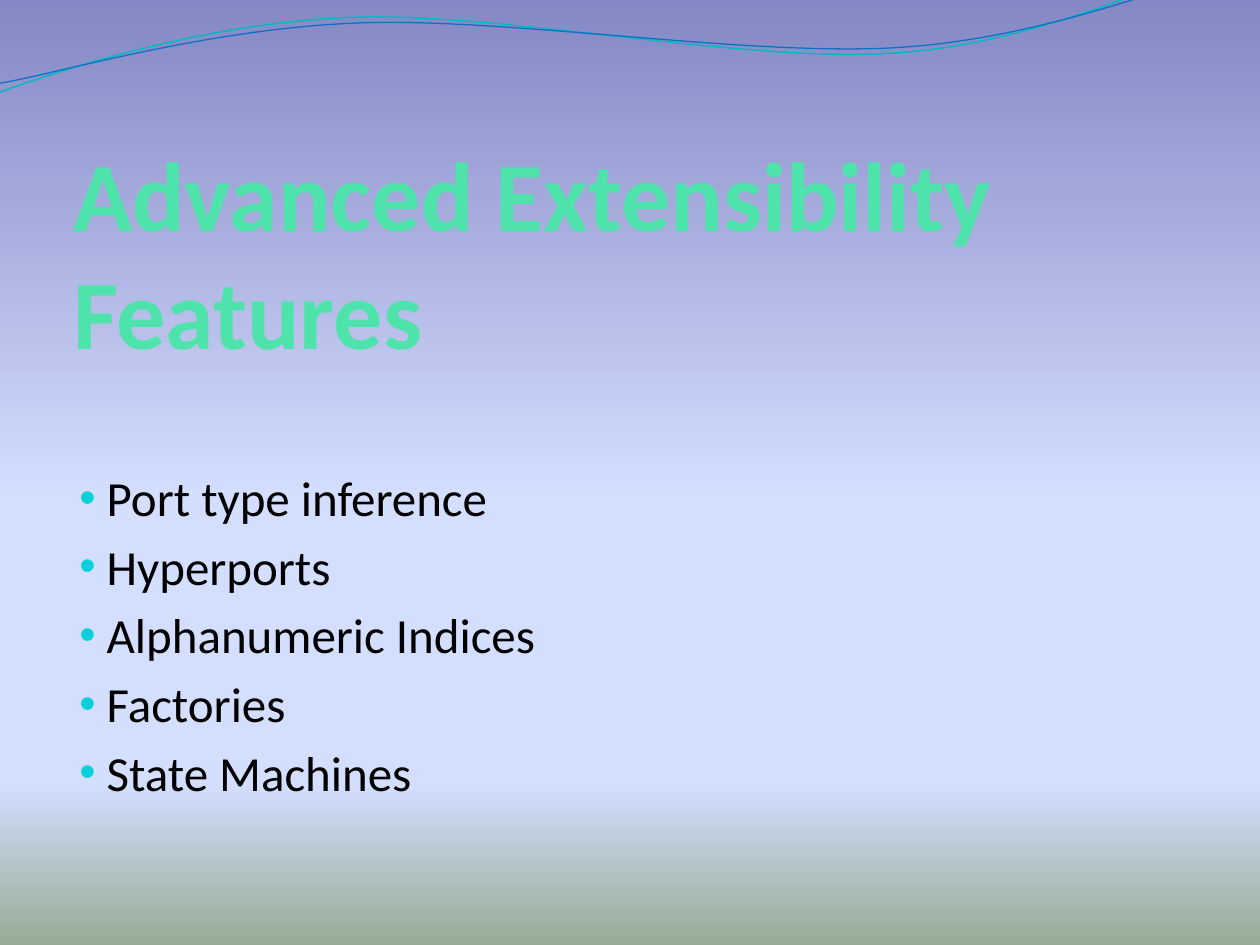
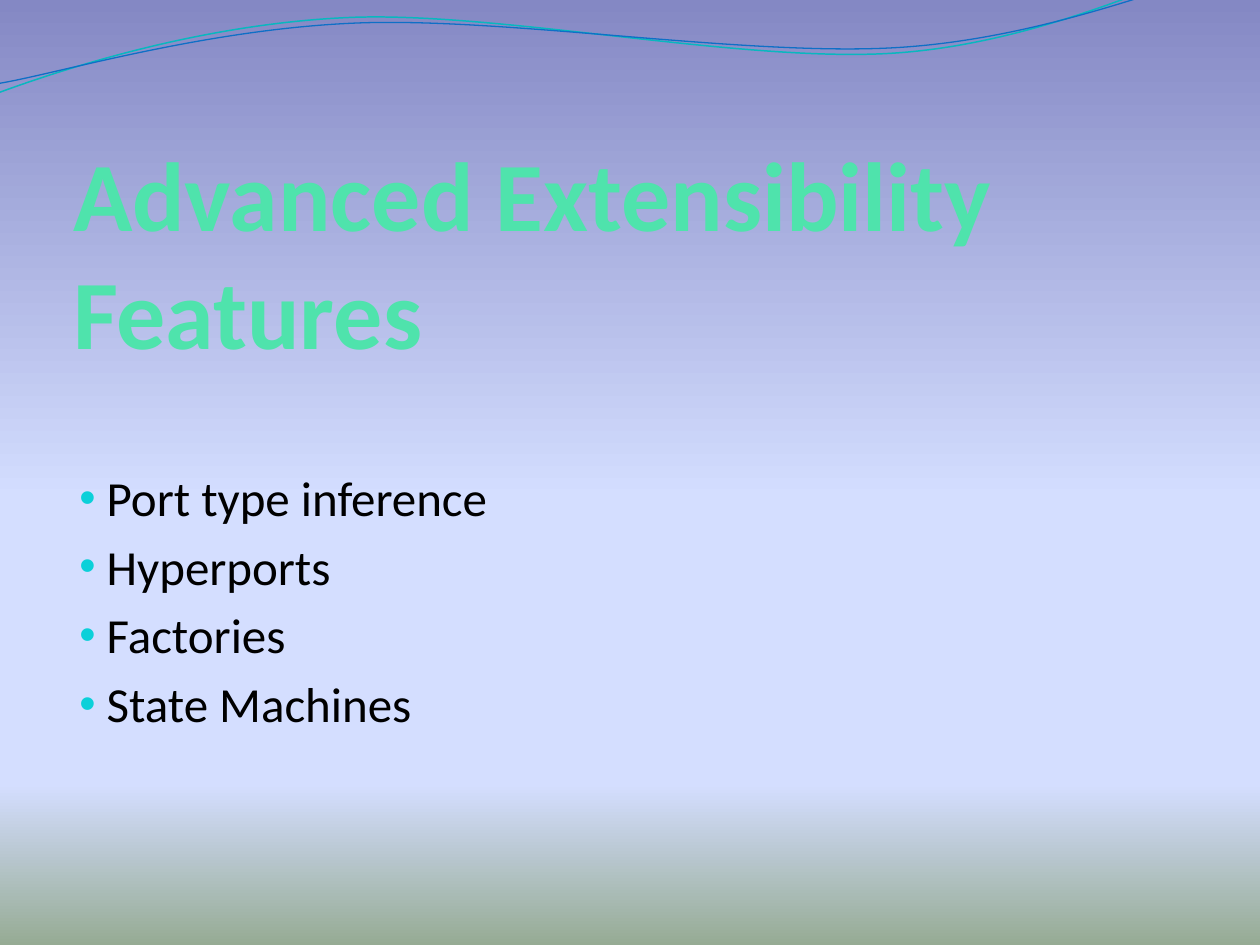
Before and after one commit to Intrinsarc/intrinsarc-evolve, a slide deck: slide 8 of Academic Work/presentations/prague/Evolve - Advanced.pptx (slide 5 before the commit). Drawn at 1260x945 pixels with LibreOffice and Linux fonts; fonts in the diff are those of the drawing; background and template pictures are left out. Boxes give left, top, right and bottom in pixels: in the first picture for what was removed or moved away, otherwise in the second. Text is boxed around its words. In the diff, an @@ line names an element or a change of style, - is before the commit and + after.

```diff
--- a/Academic Work/presentations/prague/Evolve - Advanced.pptx
+++ b/Academic Work/presentations/prague/Evolve - Advanced.pptx
@@ text at <box>107,619,535,661</box>: paragraph removed @@
-• Alphanumeric Indices
```
Also in this commit, not shown: 5 other slides changed, 4 slides added, 2 slides removed, 1 other file.
